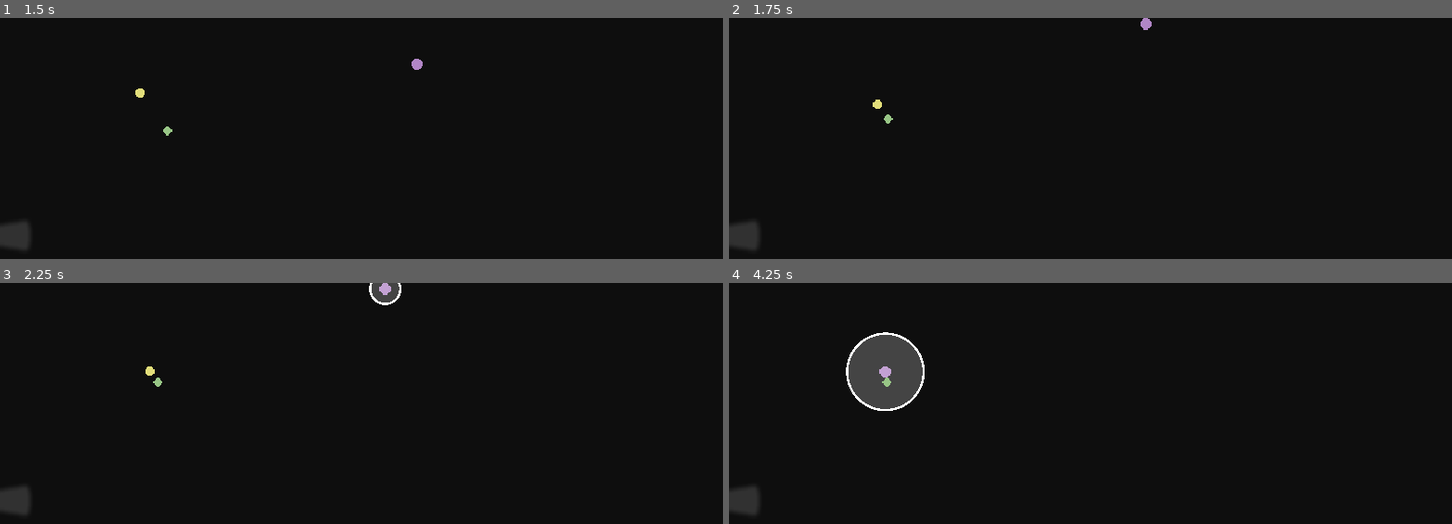
Above: before the commit, frames 1-4 (two rows, left to right).
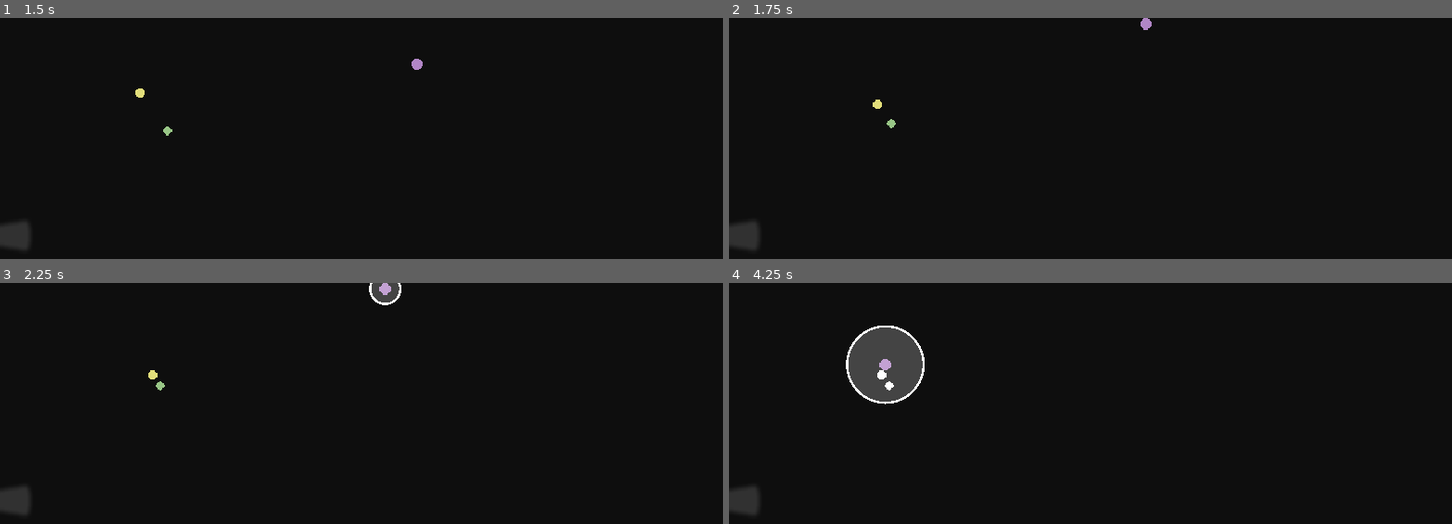
Above: after the commit, the same moments.

Repository: Lunatic-Games/crypt-keeper
Game: Godot game, scene res://crypt/crypt.tscn
The game is run twice, just before and just after one commit, with the same random seed, the same clock (stepped at 60 frames per second) and the same inputs.
Inputs:
- Up to frame 1 (1.5 s): hold Space (select) 0.53-1.28 s; hold W (move_up) from 0.53 s (still down); tap Space (select) at 1.35 s
- Up to frame 2 (1.75 s): keep holding W (move_up)
- Up to frame 3 (2.25 s): release W (move_up) at 2.03 s; hold A (move_left) from 2.03 s (still down); hold Space (select) from 2.03 s (still down)
- Up to frame 4 (4.25 s): release Space (select) at 2.78 s; tap Space (select) at 2.85 s; release A (move_left) at 3.53 s; hold S (move_down) from 3.53 s (still down); hold Space (select) from 3.53 s (still down)

Frame 1 is identical in both runs. In frame 2, less than 0.1% of the frame differs, in the area x 21-24%, y 40-46%; in frame 3, less than 0.1%; in frame 4, 1.1%, in the area x 16-28%, y 17-54%.

Commit message:
Add start of very simple polish to combat

Diff:
--- /dev/null
+++ b/shaders/whiten.tres
@@ -0,0 +1,16 @@
+[gd_resource type="ShaderMaterial" load_steps=2 format=2]
+
+[sub_resource type="Shader" id=1]
+code = "shader_type canvas_item;
+
+uniform float amount: hint_range(0.0, 1.0);
+
+void fragment() {
+	vec4 color = texture(TEXTURE, UV);
+	vec4 mixed = mix(color, vec4(1.0), amount);
+	COLOR = vec4(mixed.rgb, color.a);
+}"
+
+[resource]
+shader = SubResource( 1 )
+shader_param/amount = 0.0
--- a/unit/base_unit.gd
+++ b/unit/base_unit.gd
@@ -9,10 +9,13 @@
 export (float) var move_speed = 50
 # Other
 var focus
+var _silenced
 
 
 onready var detection_range = $DetectionRange
 onready var attack_timer = $AttackTimer
+onready var attack_animation = $AttackAnimation
+onready var white_blink = $WhiteBlink
 
 
 func is_focus_detected():
@@ -43,6 +46,8 @@
 
 func take_damage(damage):
 	var unit = self
+
+	white_blink.play("normal")
 	health -= damage
 	if (health <= 0):
 		unit = null
--- a/unit/base_unit.tscn
+++ b/unit/base_unit.tscn
@@ -1,13 +1,44 @@
-[gd_scene load_steps=5 format=2]
+[gd_scene load_steps=8 format=2]
 
 [ext_resource path="res://assets/chaos/zombie.png" type="Texture" id=1]
 [ext_resource path="res://unit/base_unit.gd" type="Script" id=2]
+[ext_resource path="res://shaders/whiten.tres" type="Material" id=3]
 
 [sub_resource type="RectangleShape2D" id=1]
 extents = Vector2( 4, 4 )
 
 [sub_resource type="CircleShape2D" id=2]
 radius = 35.5504
+
+[sub_resource type="Animation" id=3]
+resource_name = "normal"
+tracks/0/type = "value"
+tracks/0/path = NodePath("Sprite:material:shader_param/amount")
+tracks/0/interp = 1
+tracks/0/loop_wrap = true
+tracks/0/imported = false
+tracks/0/enabled = true
+tracks/0/keys = {
+"times": PoolRealArray( 0, 0.1, 0.2 ),
+"transitions": PoolRealArray( 1, 1, 1 ),
+"update": 1,
+"values": [ 0.0, 1.0, 0.0 ]
+}
+
+[sub_resource type="Animation" id=4]
+resource_name = "attack"
+tracks/0/type = "value"
+tracks/0/path = NodePath("Sprite:scale")
+tracks/0/interp = 1
+tracks/0/loop_wrap = true
+tracks/0/imported = false
+tracks/0/enabled = true
+tracks/0/keys = {
+"times": PoolRealArray( 0, 0.1, 0.2, 0.3 ),
+"transitions": PoolRealArray( 1, 1, 1, 1 ),
+"update": 0,
+"values": [ Vector2( 1, 1 ), Vector2( 0.8, 0.8 ), Vector2( 1.8, 1.8 ), Vector2( 1, 1 ) ]
+}
 
 [node name="BaseUnit" type="KinematicBody2D"]
 position = Vector2( 109.531, 183.345 )
@@ -17,6 +48,7 @@
 shape = SubResource( 1 )
 
 [node name="Sprite" type="Sprite" parent="."]
+material = ExtResource( 3 )
 texture = ExtResource( 1 )
 
 [node name="AttackTimer" type="Timer" parent="."]
@@ -27,4 +59,10 @@
 [node name="CollisionShape2D" type="CollisionShape2D" parent="DetectionRange"]
 shape = SubResource( 2 )
 
+[node name="WhiteBlink" type="AnimationPlayer" parent="."]
+anims/normal = SubResource( 3 )
+
+[node name="AttackAnimation" type="AnimationPlayer" parent="."]
+anims/attack = SubResource( 4 )
+
 [connection signal="timeout" from="AttackTimer" to="." method="_on_AttackTimer_timeout"]
--- a/unit/chaos/chaos_unit.gd
+++ b/unit/chaos/chaos_unit.gd
@@ -3,7 +3,7 @@
 export (float) var follow_range = 30
 
 
-var selected = false
+var is_selected = false
 
 func get_new_focus():
 	randomize()
@@ -31,4 +31,4 @@
 
 
 func selected():
-	selected = true
+	is_selected = true
--- a/unit/chaos/zombie/zombie.gd
+++ b/unit/chaos/zombie/zombie.gd
@@ -1,8 +1,8 @@
 extends "res://unit/chaos/chaos_unit.gd"
 
 
-func _physics_process(delta):
-	if (selected):
+func _physics_process(_delta):
+	if (is_selected):
 		selected_ai()
 	else:
 		unselected_ai()
@@ -12,7 +12,7 @@
 	# Move towards player if selected
 	if (position.distance_to(Autovars.player.position) > follow_range):
 		var direction = position.direction_to(Autovars.player.position)
-		move_and_slide(direction * move_speed)
+		_silenced = move_and_slide(direction * move_speed)
 
 	if (focus):
 		if is_focus_detected():
@@ -58,7 +58,7 @@
 	# Move towards focus
 	if position.distance_to(focus.position) > preferred_focus_distance:
 		var direction = position.direction_to(focus.position)
-		move_and_slide(direction * move_speed)
+		_silenced = move_and_slide(direction * move_speed)
 
 	# If focus in range, attack
 	if position.distance_to(focus.position) < preferred_focus_distance:
@@ -72,4 +72,8 @@
 
 func _on_AttackTimer_timeout():
 	if focus && is_focus_detected() && is_focus_in_range():
-		focus = focus.take_damage(attack_damage)
+		if ! attack_animation.is_playing():
+			attack_animation.play("attack")
+		yield(attack_animation, "animation_finished")
+		if focus:
+			focus = focus.take_damage(attack_damage)
--- a/unit/chaos/zombie/zombie.tscn
+++ b/unit/chaos/zombie/zombie.tscn
@@ -3,11 +3,13 @@
 [ext_resource path="res://unit/chaos/chaos_unit.tscn" type="PackedScene" id=1]
 [ext_resource path="res://unit/chaos/zombie/zombie.gd" type="Script" id=2]
 
-
-[node name="NewZombie" groups=[
+[node name="Zombie" groups=[
 "zombie",
 ] instance=ExtResource( 1 )]
 script = ExtResource( 2 )
+attack_speed = 1.2
+health = 3.0
+move_speed = 30.0
 
 [node name="AttackTimer" parent="." index="2"]
 one_shot = false
--- a/unit/order/knight/knight.gd
+++ b/unit/order/knight/knight.gd
@@ -2,10 +2,9 @@
 
 onready var goal_target = Autovars.player
 
-func _physics_process(delta):
+func _physics_process(_delta):
 	# If you already have a focus
 	if (focus):
-		print("KNIGHT FOCUS")
 		# Check if the focus is still in the detection range
 		if is_focus_detected():
 			handle_focus()
@@ -20,7 +19,6 @@
 				move_towards_goal()
 	# If you do not already have a focus
 	else:
-			print("KNIGHT UNFOCUS")
 			get_new_focus()
 
 			# target the new focus
@@ -48,19 +46,22 @@
 
 	if (closes_distance):
 		var direction = position.direction_to(focus.position)
-		move_and_slide(direction * move_speed)
+		_silenced = move_and_slide(direction * move_speed)
 	else:
 		var direction = - position.direction_to(focus.position)
-		move_and_slide(direction * move_speed)
+		_silenced = move_and_slide(direction * move_speed)
 
 
 func move_towards_goal():
 	var direction = position.direction_to(goal_target.position)
-	move_and_slide(direction * move_speed)
+	_silenced =  move_and_slide(direction * move_speed)
 
 
 func _on_AttackTimer_timeout():
-
 	# if the focus is in range, do damage
 	if focus && is_focus_detected():
-		focus = focus.take_damage(attack_damage)
+		if ! attack_animation.is_playing():
+			attack_animation.play("attack")
+		yield(attack_animation, "animation_finished")
+		if (focus):
+			focus = focus.take_damage(attack_damage)
--- a/unit/order/knight/knight.tscn
+++ b/unit/order/knight/knight.tscn
@@ -4,11 +4,12 @@
 [ext_resource path="res://unit/order/knight/knight.gd" type="Script" id=2]
 [ext_resource path="res://assets/order/knight.png" type="Texture" id=3]
 
-
-[node name="NewKnight" groups=[
+[node name="Knight" groups=[
 "knight",
 ] instance=ExtResource( 1 )]
 script = ExtResource( 2 )
+attack_speed = 0.8
+health = 4.0
 
 [node name="Sprite" parent="." index="1"]
 texture = ExtResource( 3 )
